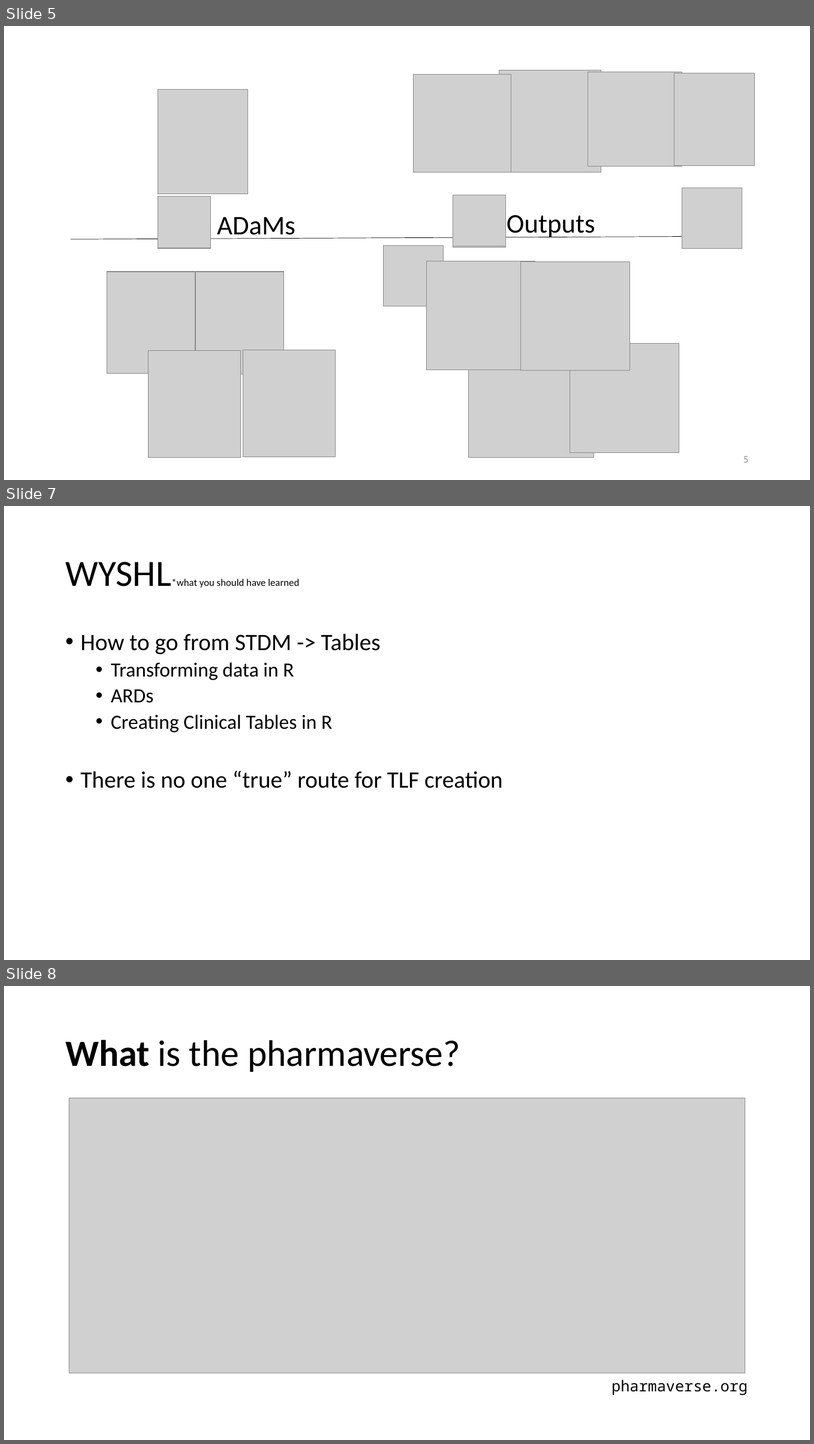
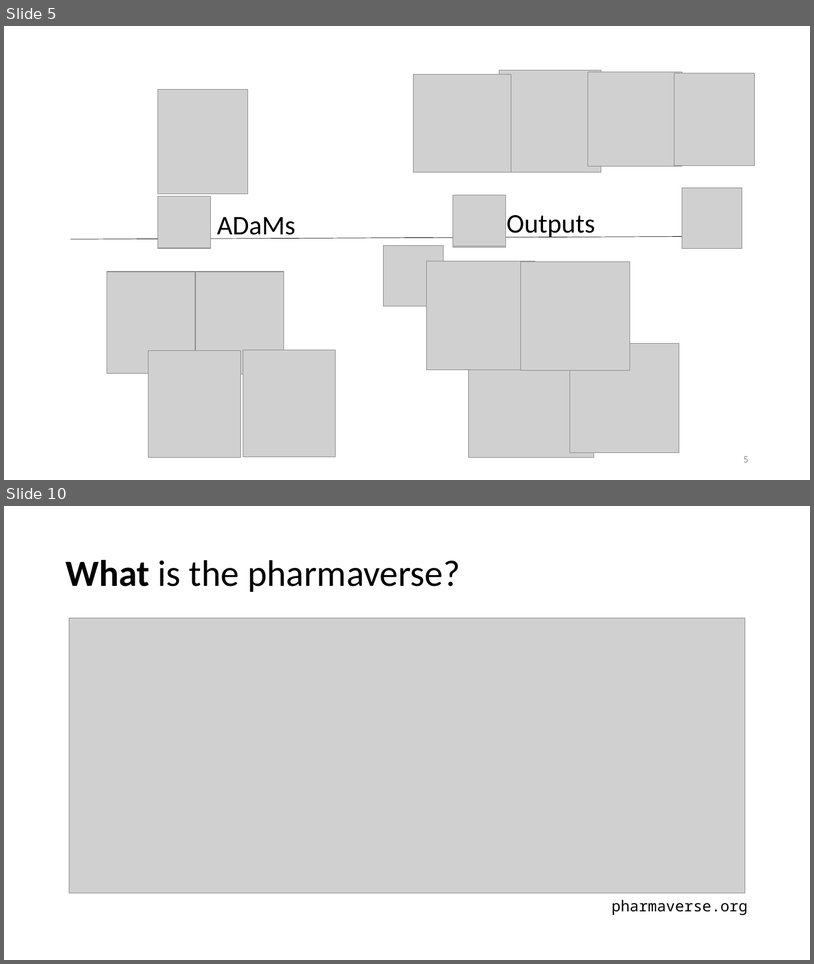
Before and after one commit to posit-conf-2024/pharmaverse, a slide deck: materials/4-Recap_Pharmaverse_Workshop/Contributing_to_the_Pharmaverse_and_Recap.pptx. Shown one above the other, each under a label of ours: slides 5, 7 and 8 before the commit, slides 5 and 10 after it; the slides between them are not shown. The pictures are 814x1444 and 814x964 pixels, drawn with LibreOffice and Linux fonts; fonts in the diff are those of the drawing; grey boxes stand for pictures. Boxes give left, top, right and bottom in pixels: in the first picture for what was removed or moved away, otherwise in the second. Text is boxed around its words. In the diff, an @@ line names an element or a change of style, - is before the commit and + after.

```diff
--- a/materials/4-Recap_Pharmaverse_Workshop/Contributing_to_the_Pharmaverse_and_Recap.pptx
+++ b/materials/4-Recap_Pharmaverse_Workshop/Contributing_to_the_Pharmaverse_and_Recap.pptx
@@ slide 7 removed at [4, 506, 810, 960], background #FFFFFF @@
@@ title removed at [65, 562, 299, 588] @@
-WYSHL*what you should have learned
@@ text removed at [81, 633, 503, 788] @@
-• How to go from STDM -> Tables
-  • Transforming data in R
-  • ARDs
-  • Creating Clinical Tables in R
-• There is no one “true” route for TLF creation
@@ what was slide 8 is now slide 10 @@
```
Also in this commit, not shown: 1 slide changed, 3 slides added.
